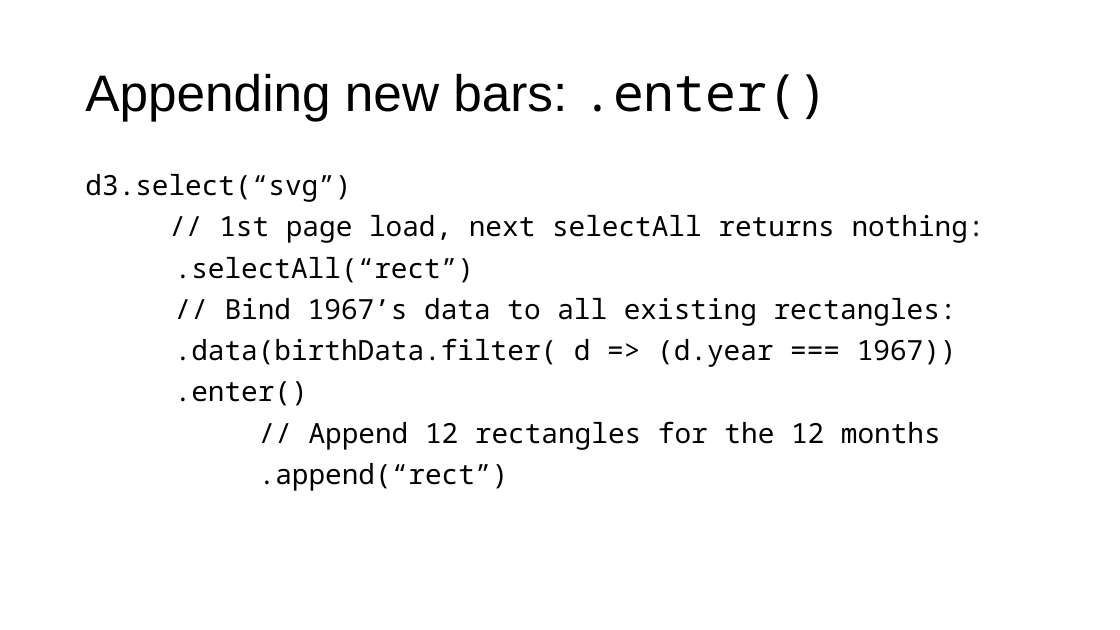
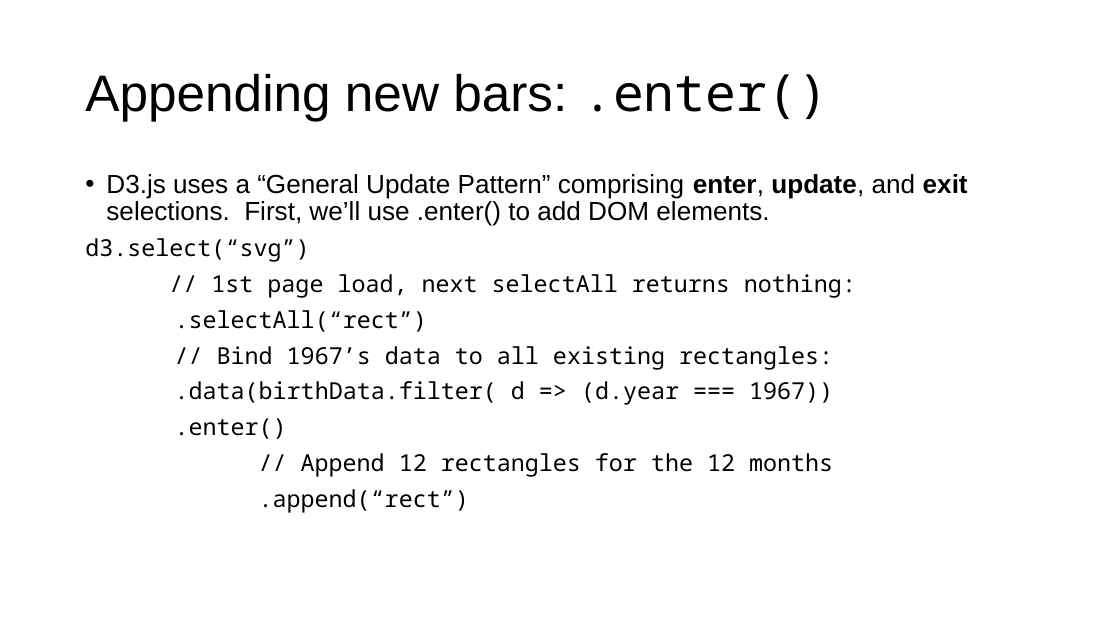
Before and after one commit to RonaldBarnes/d3-bar-chart-kwlug, a slide deck: slide 17 of BarChart Slideshow 2.pptx (slide 15 before the commit). Drawn at 1120x630 pixels with LibreOffice and Linux fonts; fonts in the diff are those of the drawing. Boxes give left, top, right and bottom in pixels: in the first picture for what was removed or moved away, otherwise in the second. Text is boxed around its words. In the diff, an @@ line names an element or a change of style, - is before the commit and + after.

```diff
--- a/BarChart Slideshow 2.pptx
+++ b/BarChart Slideshow 2.pptx
@@ text at (106, 174, 968, 226): paragraph added @@
+• D3.js uses a “General Update Pattern” comprising enter, update, and exit selections. First, we’ll use .enter() to add DOM elements.
@@ text at (85, 238, 856, 513): size 23.8 to 20 pt in "d3.select(“svg”)", "// 1st page load, next selectAll returns ...", ".selectAll(“rect”)", "// Bind 1967’s data to all existing ..." and 4 more places; line spacing 0.89 to 0.86 @@
```
Also in this commit, not shown: 14 other slides changed, 2 slides added, 2 other files.
